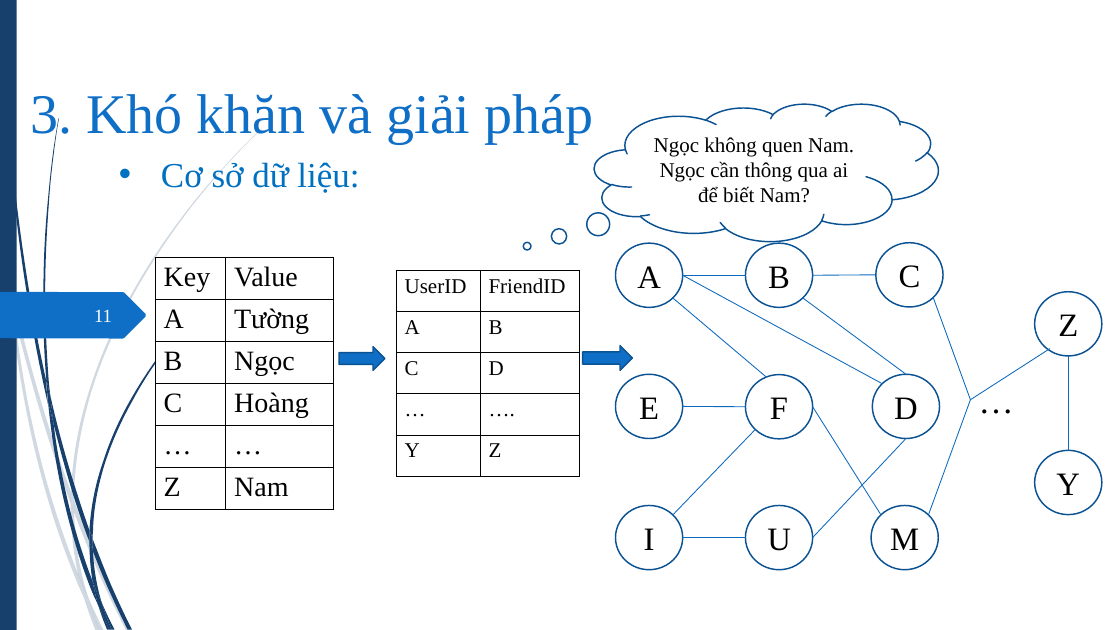
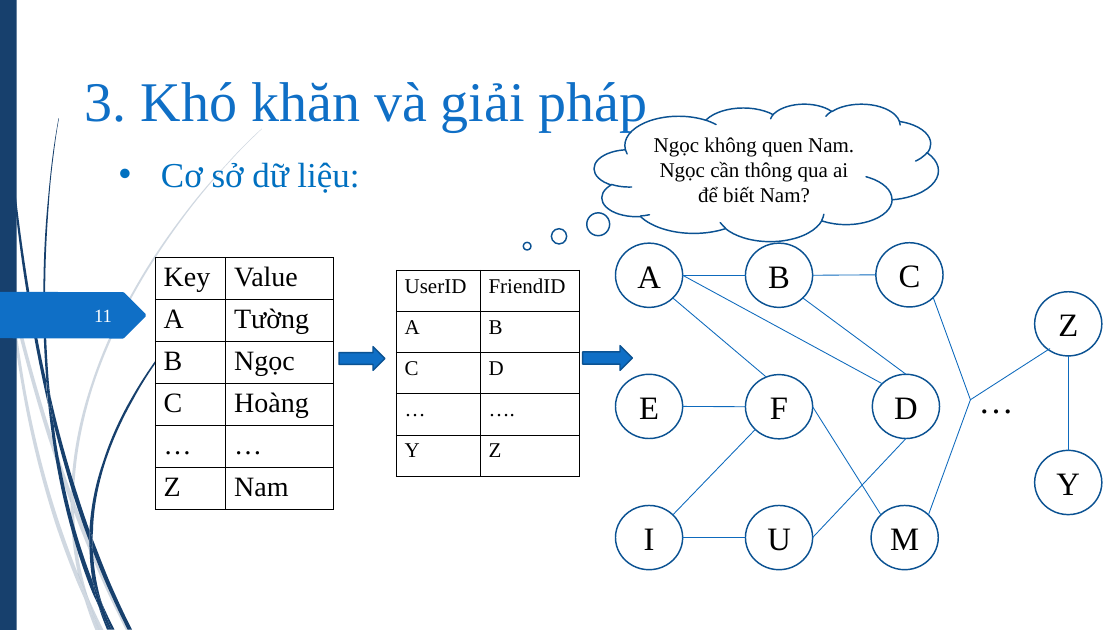
Before and after one commit to hvngoc/Presentation, a slide deck: slide 11 of slide 2.pptx. Drawn at 1120x630 pixels with LibreOffice and Linux fonts; fonts in the diff are those of the drawing. Boxes give left, top, right and bottom in pixels: in the first picture for what was removed or moved away, otherwise in the second. Text is boxed around its words. In the diff, an @@ line names an element or a change of style, - is before the commit and + after.

```diff
--- a/slide 2.pptx
+++ b/slide 2.pptx
@@ title "3. Khó khăn và giải ..." moved from (x1=31, y1=94, x2=593, y2=143) to (x1=85, y1=82, x2=648, y2=132) @@
```
Also in this commit, not shown: 15 other slides changed.
